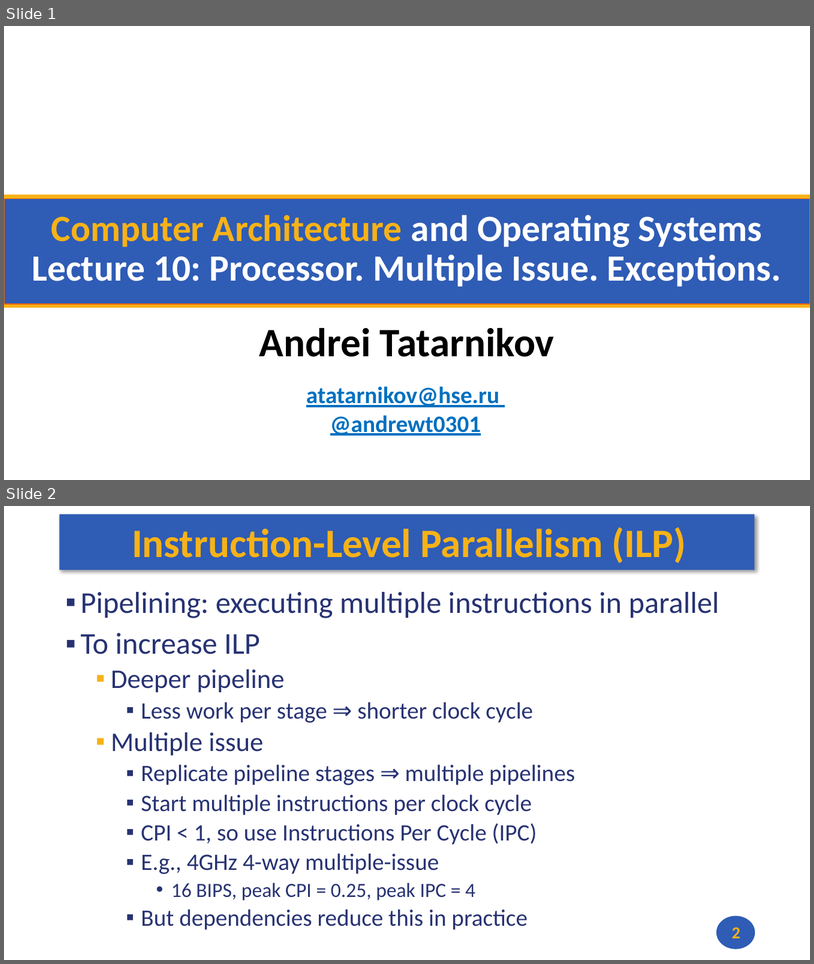
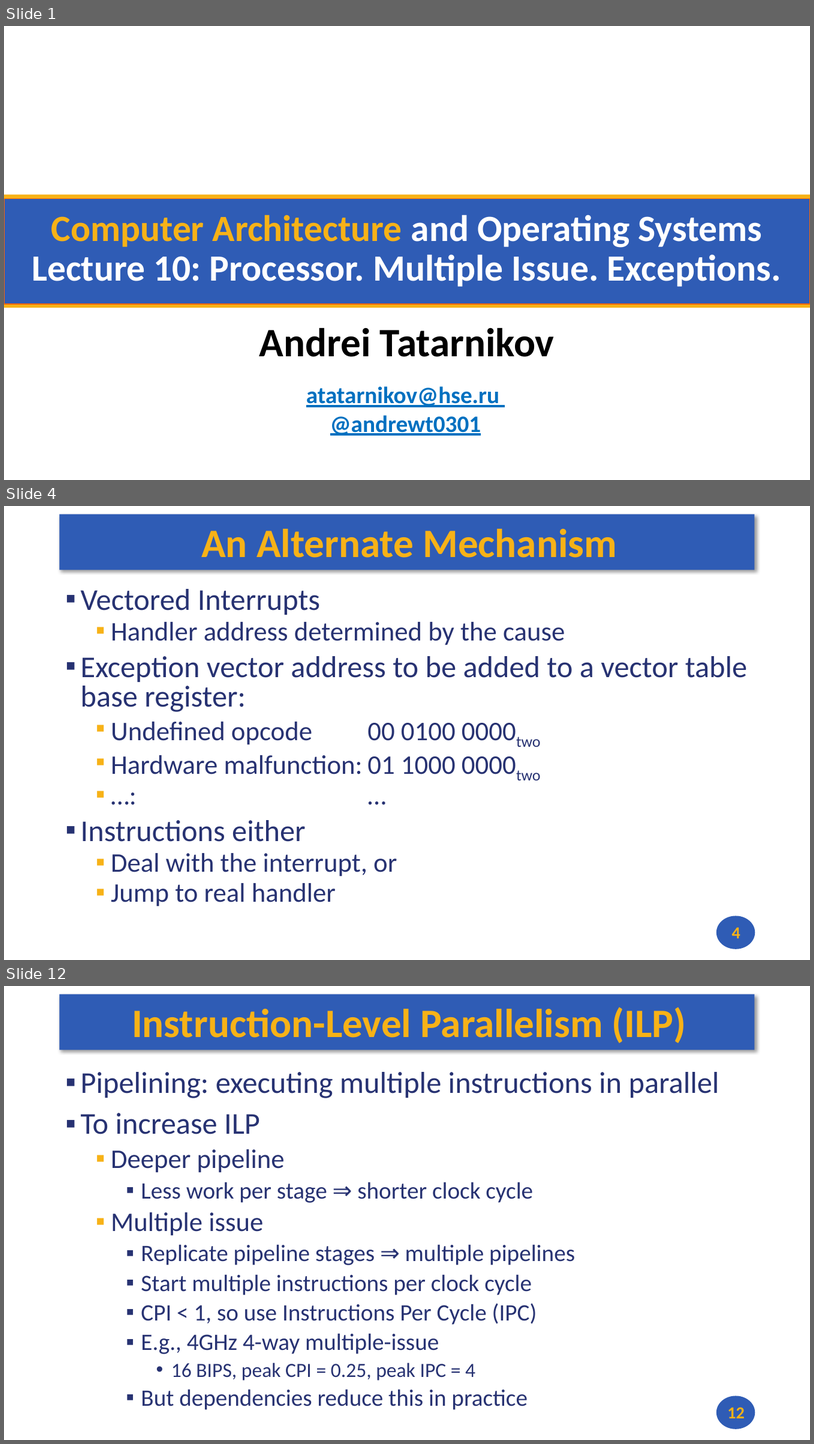
Before and after one commit to andrewt0301/hse-acos-course, a slide deck: docs/part1ca/10_Exceptions/CA_Lecture_10.pptx. Shown one above the other, each under a label of ours: slides 1 and 2 before the commit, slides 1, 4 and 12 after it; the slides between them are not shown. The pictures are 814x964 and 814x1444 pixels, drawn with LibreOffice and Linux fonts; fonts in the diff are those of the drawing; background and template pictures are left out. Boxes give left, top, right and bottom in pixels: in the first picture for what was removed or moved away, otherwise in the second. Text is boxed around its words. In the diff, an @@ line names an element or a change of style, - is before the commit and + after.

```diff
--- a/docs/part1ca/10_Exceptions/CA_Lecture_10.pptx
+++ b/docs/part1ca/10_Exceptions/CA_Lecture_10.pptx
@@ slide 4 added at (x1=4, y1=506, x2=810, y2=960), background #FFFFFF; not listed: 2 template elements that a slide beside it also shows @@
@@ title added at (x1=201, y1=529, x2=617, y2=558), 48 pt, text #F7B217, bold @@
+An Alternate Mechanism
@@ text added at (x1=81, y1=589, x2=747, y2=906), 32 pt, text #273272 @@
+▪ Vectored Interrupts
+  ▪ Handler address determined by the cause
+▪ Exception vector address to be added to a vector table base register:
+  ▪ Undefined opcode 00 0100 0000two
+  ▪ Hardware malfunction: 01 1000 0000two
+  ▪ …: …
+▪ Instructions either
+  ▪ Deal with the interrupt, or
+  ▪ Jump to real handler
@@ page number added at (x1=732, y1=927, x2=741, y2=938), 20 pt, text #F7B217, bold @@
+4
@@ what was slide 2 is now slide 12 @@
@@ page number at (x1=728, y1=1407, x2=744, y2=1418): text changed @@
-2
+12
```
Also in this commit, not shown: 9 other slides added, 2 other files.
